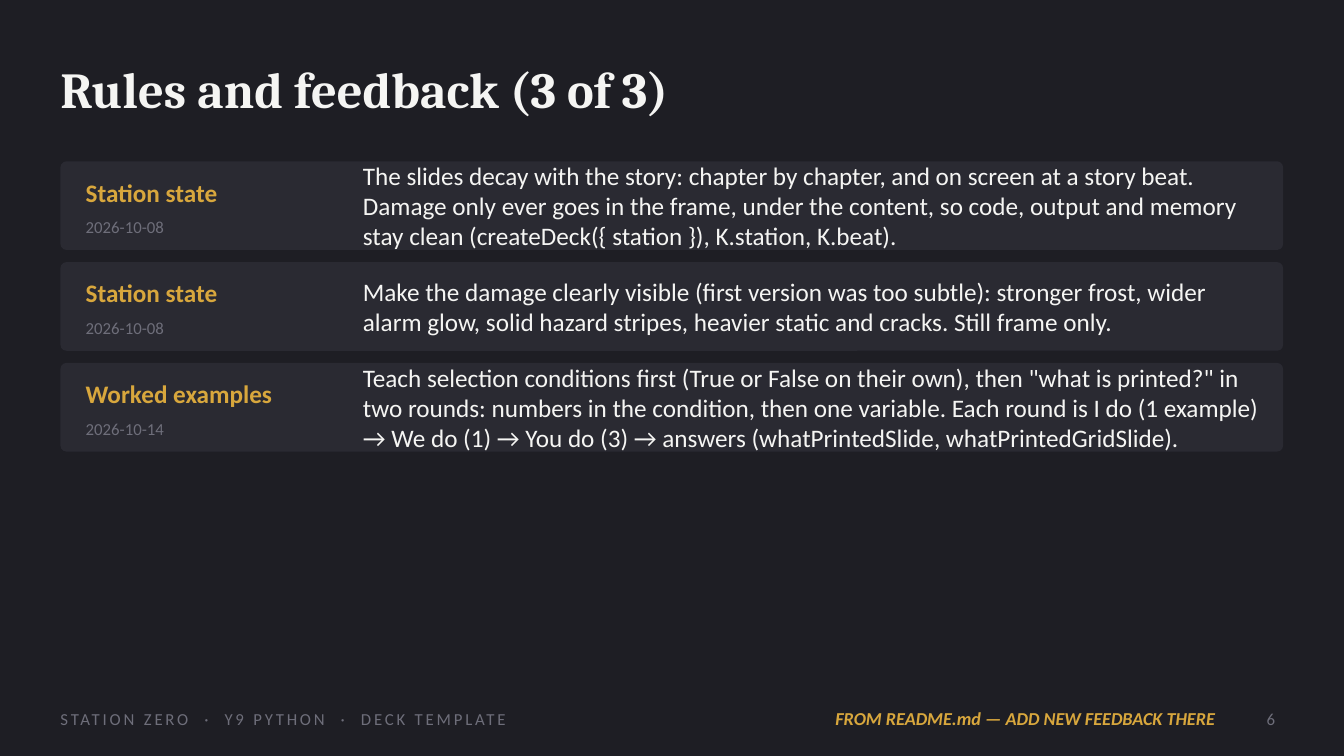
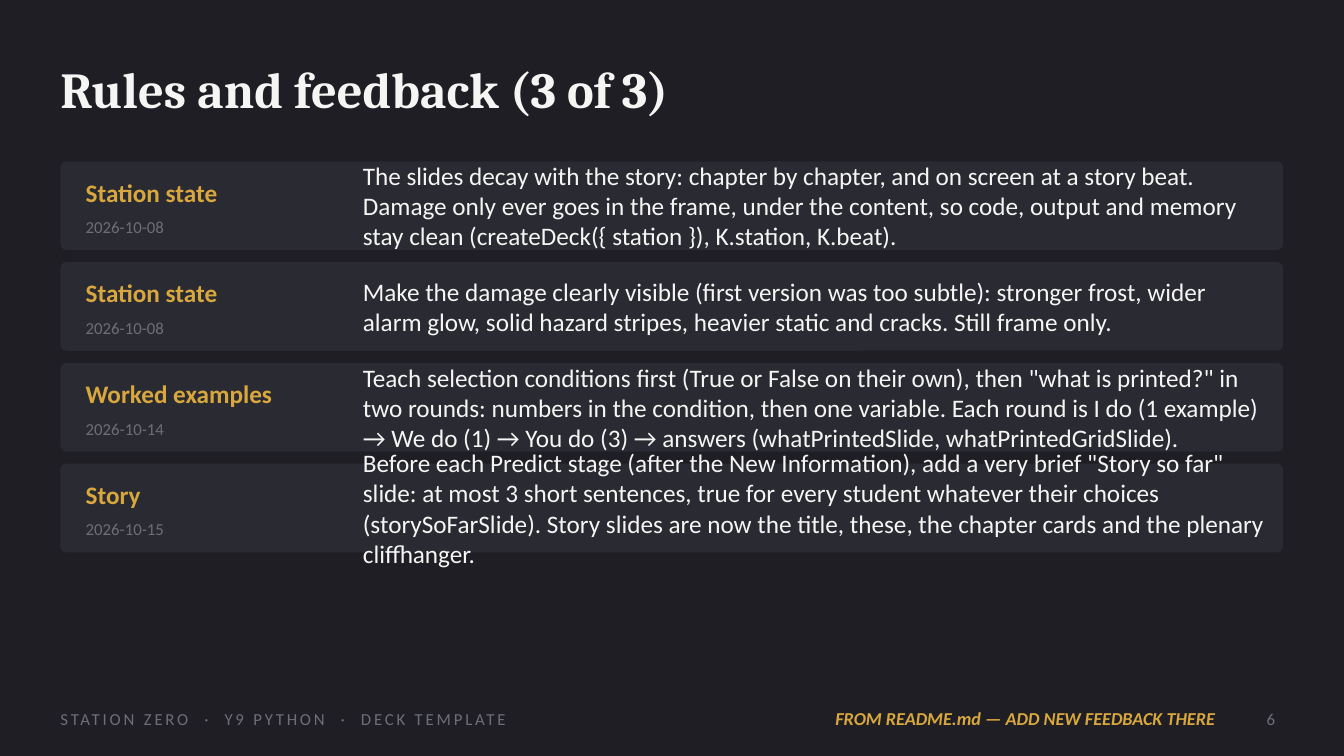
Before and after one commit to OGAComputing/interactive, a slide deck: slide 6 of _presentations/Y9_Python/Y9_Python_Deck_Template.pptx. Drawn at 1344x756 pixels with LibreOffice and Linux fonts; fonts in the diff are those of the drawing. Boxes give left, top, right and bottom in pixels: in the first picture for what was removed or moved away, otherwise in the second. Text is boxed around its words. In the diff, an @@ line names an element or a change of style, - is before the commit and + after.

```diff
--- a/_presentations/Y9_Python/Y9_Python_Deck_Template.pptx
+++ b/_presentations/Y9_Python/Y9_Python_Deck_Template.pptx
@@ rounded rectangle added at (60,464,1284,553), fill #2A2A32 @@
@@ text added at (363,454,1263,537), 18 pt, text #F5F5F3 @@
+Before each Predict stage (after the New Information), add a very brief "Story so far" slide: at most 3 short sentences, true for every student whatever their choices (storySoFarSlide). Story slides are now the title, these, the chapter cards and the plenary cliffhanger.
@@ text added at (86,487,141,508), 18 pt, text #D8A73D, bold @@
+Story
@@ text added at (86,524,164,535), 12 pt, text #6E6E7A @@
+2026-10-15
```
Also in this commit, not shown: 1 other slide changed, 1 slide added, 13 other files.
